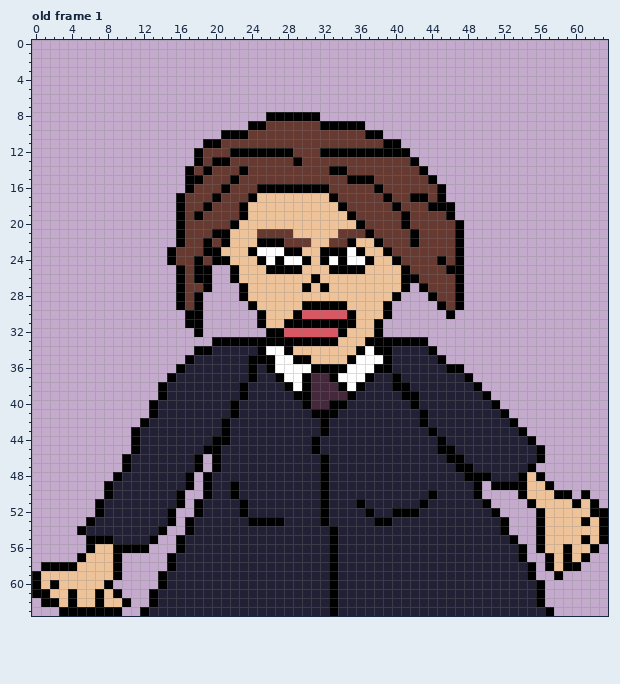
Pixel-art file, stored at Assets/Art/Sprites/Judge.aseprite. The picture above is the old version.
64x64 pixels, 1 frame. Shown: old frame 1. The commit also changed other frames, which this record leaves out.
After the commit:
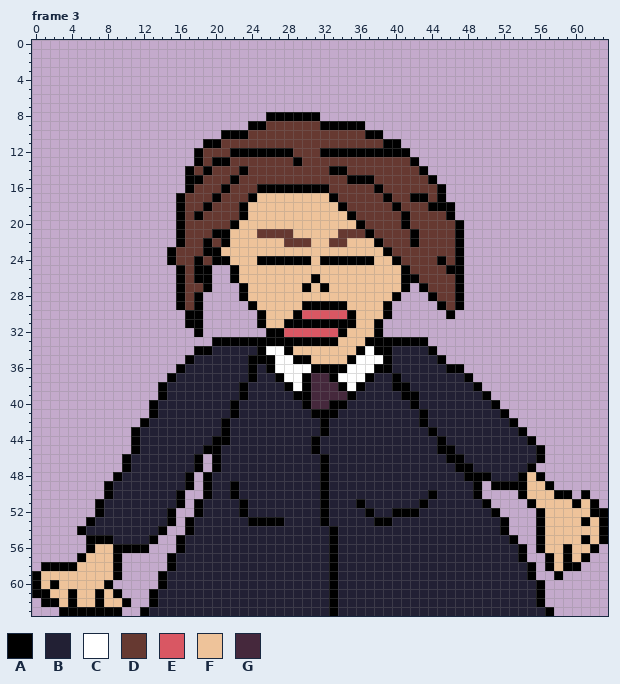
Palette (. is transparent): A #000000  B #222034  C #ffffff  D #663931  E #d95763  F #eec39a  G #45283c
A new or re-ordered frame is compared with the old frame closest to it.
Difference:
{"change": "frames 1 -> 4"}
{"where": "frame 3 is new; against old frame 1, layer \"Eyes\""}
{"frame":3,"y":22,"x":25,"old":"AAA","new":"FFF"}
{"frame":3,"y":22,"x":35,"old":"A","new":"F"}
{"frame":3,"y":23,"x":24,"old":"ACCCAA","new":"FFFFFF"}
{"frame":3,"y":23,"x":32,"old":"AAACA","new":"FFFFF"}
{"frame":3,"y":24,"x":26,"old":"C","new":"A"}
{"frame":3,"y":24,"x":28,"old":"CC","new":"AA"}
{"frame":3,"y":24,"x":33,"old":"C","new":"A"}
{"frame":3,"y":24,"x":35,"old":"CC","new":"AA"}
{"frame":3,"y":25,"x":26,"old":"AAAA","new":"FFFF"}
{"frame":3,"y":25,"x":33,"old":"AAAA","new":"FFFF"}
{"label":"changed","picture_box":[248,238,365,274]}
